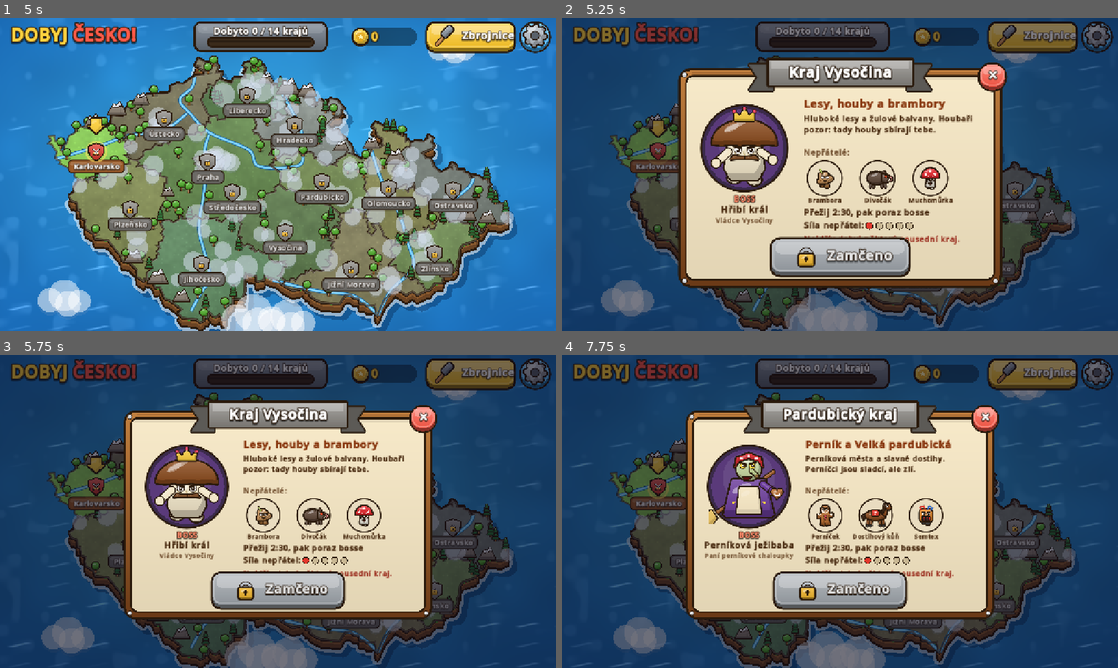
Above: before the commit, frames 1-4 (two rows, left to right).
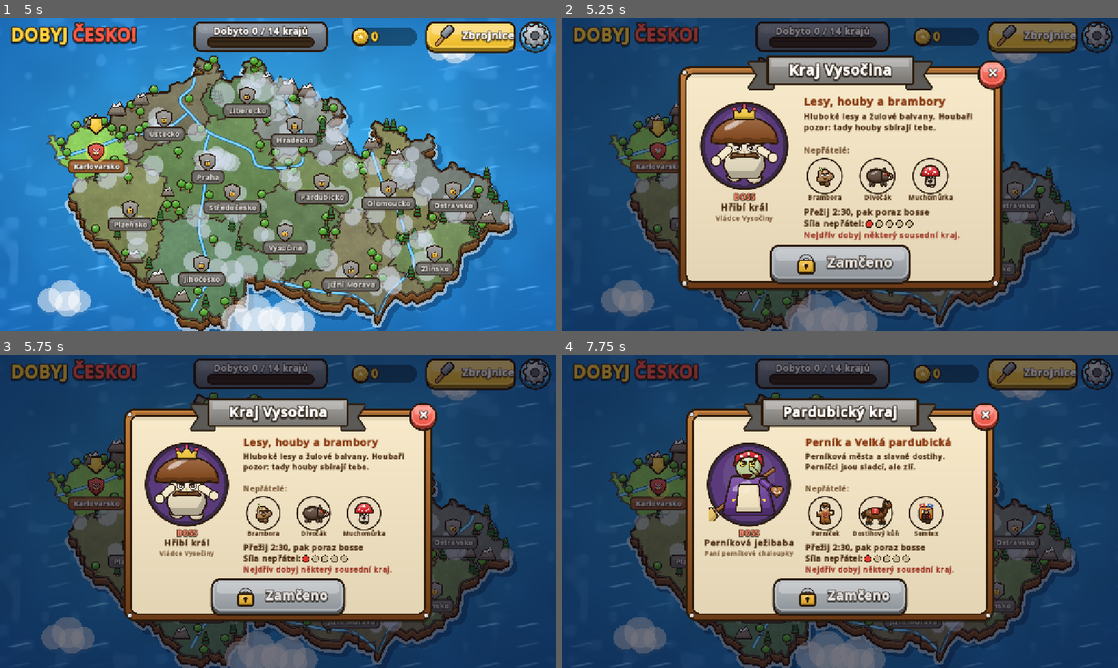
Above: after the commit, the same moments.

Repository: JendaNDT/SurvivorCZ
Game: Godot game, scene res://scenes/main.tscn
Two runs of this game, one before a commit and one after it. Both use one fixed random seed, a clock stepped at 60 frames per second and the inputs below.
Inputs (mouse positions are in pixels of both pictures, inside the frame that each line leads up to):
- Up to frame 1 (5 s): tap Enter at 0.5 s; drag from (278, 174) to (333, 105) at 0.52 s; click (472, 36) at 1.27 s; drag from (166, 190) to (250, 237) at 2.02 s; click (533, 36) at 2.77 s; move the mouse to (333, 105) at 3.52 s; hold Right (ui_right) 3.53-4.25 s; tap E at 3.6 s; click (278, 268) at 4.27 s
- Up to frame 2 (5.25 s): drag from (812, 237) to (673, 127) at 5.02 s
- Up to frame 3 (5.75 s): no input
- Up to frame 4 (7.75 s): move the mouse to (1006, 558) at 5.77 s; hold Left (ui_left) 5.78-6.5 s; tap E at 5.85, 7.35 s; tap Space at 6.02, 6.32 s; drag from (673, 464) to (756, 433) at 6.52 s; move the mouse to (867, 511) at 7.27 s; hold Down (ui_down) from 7.28 s (still down); click (867, 511) at 7.42 s

Frame 1 is identical in both runs. In frame 2, 12% of the frame differs, in the area x 20-81%, y 11-88%; in frame 3, 11%; in frame 4, 11%.

Commit message:
Karta kraje: text se nepřekrývá s tlačítkem, delší jména nepřátel se zalomí
Co-Authored-By: Claude Opus 5.5 <noreply@anthropic.com>
Claude-Session: https://claude.ai/code/session_01BVZsG95Eky4sf3uFH7GU2B

Diff:
--- a/scripts/map/map_screen.gd
+++ b/scripts/map/map_screen.gd
@@ -227,7 +227,7 @@
 	board.m = self
 	board.region = r
 	board.st = st
-	board.size = Vector2(minf(700.0, size.x - 40), minf(470.0, size.y - 30))
+	board.size = Vector2(minf(700.0, size.x - 40), minf(480.0, size.y - 24))
 	board.position = (size - board.size) * 0.5 + Vector2(0, 8)
 	popup_layer.add_child(board)
 	_pop(board)
@@ -246,7 +246,7 @@
 		bt = CCButton.make("ÚTOK!", Art.BTN_GREEN, Vector2(300, 82), 38)
 		bt.icon_key = "ui:swords"
 		bt.icon_scale = 0.55
-	bt.position = Vector2((board.size.x - bt.size.x) * 0.5, board.size.y - bt.size.y - 22)
+	bt.position = Vector2((board.size.x - bt.size.x) * 0.5, board.size.y - bt.size.y - 12)
 	bt.pressed.connect(func():
 		Sfx.play("warn", -6.0)
 		attack.emit(id))
--- a/scripts/map/map_ui.gd
+++ b/scripts/map/map_ui.gd
@@ -115,28 +115,27 @@
 				var s := tex.get_size() / Baker.SCALE * 0.72
 				draw_texture_rect(tex, Rect2(c - s * 0.5, s), false)
 			var nm: String = EnemyDefs.ENEMIES[eid].name
-			var nfs := 13 if Art.text_width(nm, 13) < 112 else 11
-			draw_string(Art.font, Vector2(c.x - 58, c.y + 54), nm, HORIZONTAL_ALIGNMENT_CENTER, 116, nfs, ink)
+			draw_multiline_string(Art.font, Vector2(c.x - 58, c.y + 52), nm, HORIZONTAL_ALIGNMENT_CENTER, 116, 13, 2, ink)
 		# info
 		var tier := Game.tier_for(r.id)
 		var dur := Regions.duration_for_tier(tier)
-		var yy := 318.0
+		var yy := 322.0
 		draw_string(Art.font, Vector2(tx, yy), "Přežij %d:%02d, pak poraz bosse" % [int(dur) / 60, int(dur) % 60], HORIZONTAL_ALIGNMENT_LEFT, tw, 18, ink)
-		draw_string(Art.font, Vector2(tx, yy + 28), "Síla nepřátel:", HORIZONTAL_ALIGNMENT_LEFT, tw, 18, ink)
+		draw_string(Art.font, Vector2(tx, yy + 25), "Síla nepřátel:", HORIZONTAL_ALIGNMENT_LEFT, tw, 18, ink)
 		var sx := tx + Art.text_width("Síla nepřátel: ", 18) + 6.0
 		for i in 5:
 			var filled := i <= int(tier / 3.0)
-			var c := Vector2(sx + i * 22, yy + 22)
+			var c := Vector2(sx + i * 22, yy + 19)
 			Art.safe_poly(self, Art.grow(Art.ellipse(c, 7, 7, 12), 1.5), Art.OUTLINE)
 			Art.safe_poly(self, Art.ellipse(c, 7, 7, 12), Color("e2382c") if filled else Color("c9b894"))
 		if st == "conquered":
 			var n := Game.stars(r.id)
-			draw_string(Art.font, Vector2(tx, yy + 58), "Získané hvězdy:", HORIZONTAL_ALIGNMENT_LEFT, tw, 18, ink)
+			draw_string(Art.font, Vector2(tx, yy + 50), "Získané hvězdy:", HORIZONTAL_ALIGNMENT_LEFT, tw, 18, ink)
 			for i in 3:
-				var c := Vector2(tx + Art.text_width("Získané hvězdy: ", 18) + 14 + i * 26, yy + 51)
+				var c := Vector2(tx + Art.text_width("Získané hvězdy: ", 18) + 14 + i * 26, yy + 43)
 				Art.icon_star(self, c, 11, i < n)
 		elif st == "locked":
-			draw_string(Art.font, Vector2(tx, yy + 58), "Nejdřív dobyj některý sousední kraj.", HORIZONTAL_ALIGNMENT_LEFT, tw, 17, Color("a03a2a"))
+			draw_string(Art.font, Vector2(tx, yy + 50), "Nejdřív dobyj některý sousední kraj.", HORIZONTAL_ALIGNMENT_LEFT, tw, 17, Color("a03a2a"))
 
 
 ## Zbrojnice – trvalá vylepšení za zlato.
